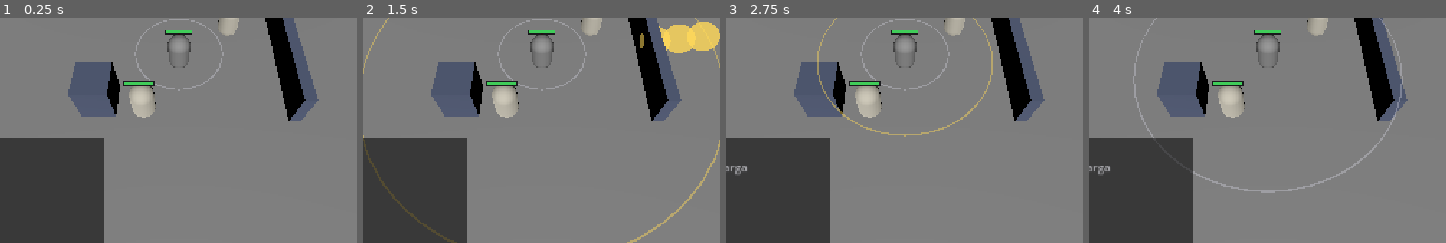
Above: before the commit, frames 1-4 (left to right).
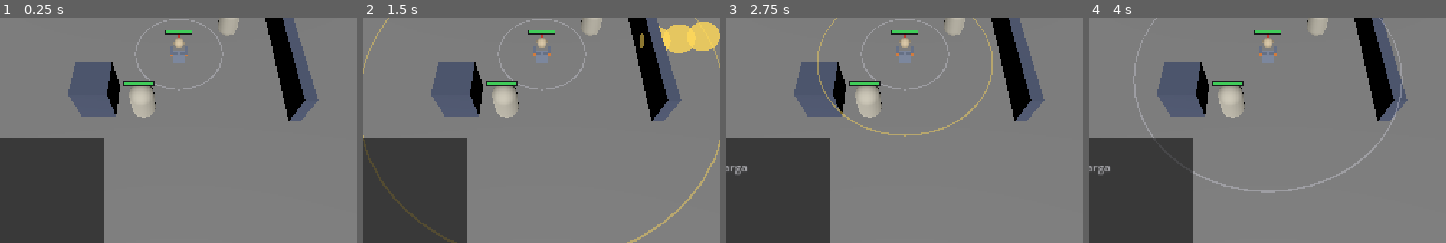
Above: after the commit, the same moments.

Repository: Tiago195/mbr
Game: Godot game, scene res://scenes/main.tscn
Same seed, same stepped clock (60 frames per second), same inputs: the game is played once before the commit and once after it.
Inputs (mouse positions are % of the whole screen's width and height, from its top left):
- Up to frame 1 (0.25 s): no input
- Up to frame 2 (1.5 s): tap Enter at 0.5 s; move the mouse to (81, 45) at 0.52 s; hold E (ability_e) 0.53-1.25 s; click (81, 45) at 0.67 s; drag from (34, 55) to (50, 70) at 1.27 s
- Up to frame 3 (2.75 s): move the mouse to (67, 28) at 2.02 s; hold R (ability_r) from 2.03 s (still down); click (67, 28) at 2.17 s
- Up to frame 4 (4 s): release R (ability_r) at 2.75 s; tap Space at 2.75 s; drag from (50, 70) to (22, 35) at 2.77 s; tap Enter at 3.5 s; move the mouse to (90, 65) at 3.52 s; hold Page Down (champion_next) from 3.53 s (still down); click (90, 65) at 3.67 s
The pictures show only the part of the screen within x 31-81%, y 41-91%; the shares and areas given below are measured in that part.

The runs differ from the first frame. In frame 1, 0.4% of the frame differs, in the area x 46-54%, y 7-23%; in frame 2, 0.4%; in frame 3, 0.4%; in frame 4, 0.4%.

Commit message:
Corpo com membros, e um andaime para ver o personagem de verdade
O usuário não conseguia testar: "eu não consigo testar sem ver os personagens".

Duas respostas, e as duas funcionam sozinhas.

**A nossa:** `boneco.gd` monta por código um corpo com cabeça, tronco, dois
braços e duas pernas, com o pivô de cada membro na JUNTA — um braço cuja malha
nasce centrada gira em torno do próprio meio e parece um bastão flutuando.
`gesto_de_conjuracao.gd` passou a mover braço e perna em vez do corpo todo, que
é o que separa "golpeou" de "foi empurrado". Feio de propósito, que é o
critério declarado da Fase 1.

**O andaime:** os `.pak` de `StreamingAssets` do Royal Crown NÃO são
criptografados — são AssetBundles Unity puros; a cifra DES-CBC registrada em
`docs/05` era do XML dentro do bundle. `UnityPy` lê direto, e de `_prefabs.pak`
saem as malhas da Violet. Elas ficam em `import_local/`, que o `.gitignore`
recusa inteira, e o `Boneco` as carrega SE existirem — quem clona o repositório
não tem a pasta e cai no corpo de caixas sem mexer em nada.

Isso é andaime de teste e não conteúdo: os assets são da LINE/Meerkat, não vão
para o build, e o caminho definitivo continua sendo Meshy + Mixamo na Fase 6.
`import_local/LEIA-ME.md` registra o enquadramento e como sair dele — apagar a
pasta basta.

Também achado, e mais interessante que as malhas: `_animation.pak` tem 1350
AnimationClips com nomes legíveis e 93 controladores, um por personagem. As
DURAÇÕES deles são dado de timing, da mesma natureza dos números que já
traduzimos.

A sonda de ritmo passou a conferir o gesto nos dois corpos: com membros exige
que pelo menos dois se mexam e voltem ao repouso; sem membros (malha externa,
sem esqueleto) mede o corpo inteiro. Verificado nos dois caminhos, movendo a
pasta para fora e de volta.

473 testes, 1299 asserções, stderr limpo. 199 afirmações numéricas.

Co-Authored-By: Claude Opus 5 (1M context) <noreply@anthropic.com>
Claude-Session: https://claude.ai/code/session_01FWPRKBHoj9EjeFedttxqxb

Diff:
--- a/scenes/main.tscn
+++ b/scenes/main.tscn
@@ -13,6 +13,7 @@
 [ext_resource type="Script" path="res://scripts/gameplay/combat_log.gd" id="11_log"]
 [ext_resource type="Script" path="res://scripts/gameplay/marcador_de_alcance.gd" id="12_alcance"]
 [ext_resource type="Script" path="res://scripts/gameplay/gesto_de_conjuracao.gd" id="13_gesto"]
+[ext_resource type="Script" path="res://scripts/gameplay/boneco.gd" id="14_boneco"]
 
 [sub_resource type="PlaneMesh" id="PlaneMesh_ground"]
 size = Vector2(20, 20)
@@ -98,8 +99,8 @@
 collision_mask = 3
 script = ExtResource("1_player")
 
-[node name="MeshInstance3D" type="MeshInstance3D" parent="Player"]
-mesh = SubResource("CapsuleMesh_player")
+[node name="Boneco" type="Node3D" parent="Player"]
+script = ExtResource("14_boneco")
 
 [node name="CollisionShape3D" type="CollisionShape3D" parent="Player"]
 shape = SubResource("CapsuleShape3D_player")
--- /dev/null
+++ b/scripts/gameplay/boneco.gd
@@ -0,0 +1,234 @@
+class_name Boneco
+extends Node3D
+
+## Um corpo com MEMBROS, montado por código.
+##
+## Existe porque a cápsula travou o teste. Palavras do usuário, em 23/08/2026:
+## *"eu não consigo testar sem ver os personagens"*. Com um corpo único, o
+## gesto de conjuração só podia mover a coisa inteira — e mover a coisa inteira
+## lê como empurrão, não como golpe. Com ombro e quadril existindo, o braço
+## bate e a perna anda.
+##
+## **Feio de propósito, e isso é o critério da Fase 1**: caixas e cápsulas, um
+## corpo só para todos os campeões, sem textura e sem sombra. O que ele precisa
+## responder é *"o personagem fez o quê?"*, e para isso membro basta. Quando
+## houver modelo com esqueleto de verdade — Meshy e Mixamo, Fase 6 —, este nó
+## sai inteiro e o `GestoDeConjuracao` passa a mexer nos ossos.
+##
+## Montado por código e não em `.tscn` por uma razão medida: a hierarquia tem
+## nove `Transform3D` aninhados, e o `CLAUDE.md` registra que escrever matriz
+## de rotação à mão em cena já custou uma sessão inteira. Aqui não há matriz —
+## há `position` e `rotation_degrees`, que a engine compõe.
+##
+## **O pivô de cada membro fica na junta.** Um braço cuja malha nasce centrada
+## gira em torno do próprio meio, o que parece um bastão flutuando; deslocando
+## a malha para baixo do pivô, ele gira a partir do ombro, que é o que o olho
+## espera.
+
+## Altura total, do pé ao alto da cabeça.
+@export var altura: float = 1.8
+
+@export_group("Andaime de teste")
+## Malhas a carregar em vez de montar o boneco de caixas, se existirem.
+##
+## **É andaime, e some sem deixar rastro.** Apontam para `import_local/`, que o
+## `.gitignore` recusa inteira: são assets extraídos da instalação local do
+## Royal Crown para o desenvolvedor conseguir testar vendo um personagem, e não
+## vão para o build — a regra de `docs/01` continua valendo, e o caminho
+## definitivo é Meshy + Mixamo na Fase 6.
+##
+## Quem clona o repositório não tem a pasta, e cai no boneco de caixas sem
+## precisar mexer em nada. É por isso que a lista é de CAMINHOS e não de
+## recursos: um `@export var PackedScene` quebraria a cena para quem não os
+## tem.
+@export var malhas_externas: PackedStringArray = PackedStringArray([
+	"res://import_local/Violet_Body.obj",
+	"res://import_local/Violet_Head.obj",
+])
+## Correção de eixo: as malhas do original são Z-up, a Godot é Y-up.
+@export var giro_externo_graus: Vector3 = Vector3(-90.0, 0.0, 0.0)
+## Quanto multiplicar a malha externa para ela ficar na altura declarada.
+@export var escala_externa: float = 1.25
+
+@export_group("Cores")
+@export var cor_corpo: Color = Color(0.55, 0.60, 0.70)
+@export var cor_cabeca: Color = Color(0.85, 0.78, 0.65)
+@export var cor_membro: Color = Color(0.45, 0.50, 0.60)
+## A mão que empunha. Uma cor só para ela, porque é o que o olho segue durante
+## o golpe.
+@export var cor_mao: Color = Color(0.95, 0.55, 0.25)
+
+var quadril: Node3D
+var tronco: Node3D
+var cabeca: Node3D
+var braco_direito: Node3D
+var braco_esquerdo: Node3D
+var perna_direita: Node3D
+var perna_esquerda: Node3D
+
+## Guardadas para o gesto poder voltar ao repouso sem recalcular nada.
+var _repouso: Dictionary = {}
+
+## Verdadeiro quando o corpo tem membros animáveis. Falso quando é uma malha
+## externa inteiriça — e aí o gesto move o corpo todo, que é o que dá para
+## fazer sem esqueleto.
+func tem_membros() -> bool:
+	return quadril != null
+
+func _ready() -> void:
+	if _montar_externas():
+		return
+	_montar()
+
+## Carrega as malhas do andaime, se existirem. Devolve se alguma entrou.
+func _montar_externas() -> bool:
+	var entrou: bool = false
+	for caminho: String in malhas_externas:
+		if not ResourceLoader.exists(caminho):
+			continue
+		var recurso: Resource = load(caminho)
+		var malha: Mesh = recurso as Mesh
+		if malha == null and recurso is PackedScene:
+			# A Godot importa `.obj` como cena quando há mais de um material.
+			var cena: Node = (recurso as PackedScene).instantiate()
+			add_child(cena)
+			(cena as Node3D).rotation_degrees = giro_externo_graus
+			(cena as Node3D).scale = Vector3.ONE * escala_externa
+			entrou = true
+			continue
+		if malha == null:
+			continue
+		var no := MeshInstance3D.new()
+		no.mesh = malha
+		no.rotation_degrees = giro_externo_graus
+		no.scale = Vector3.ONE * escala_externa
+		# A malha nasce com os pés na origem local; o corpo do jogo tem o
+		# centro na cintura, daí o meio passo para baixo.
+		no.position = Vector3(0.0, -altura * 0.5, 0.0)
+		add_child(no)
+		entrou = true
+	return entrou
+
+func _montar() -> void:
+	var h: float = altura
+	# Proporções de boneco, não de humano: cabeça grande e membros curtos leem
+	# melhor em cápsula do que proporção realista. É a convenção chibi do
+	# original, e aqui ela é escolha de legibilidade.
+	var altura_perna: float = h * 0.42
+	var altura_tronco: float = h * 0.34
+	var raio_cabeca: float = h * 0.13
+
+	quadril = Node3D.new()
+	quadril.name = "Quadril"
+	quadril.position = Vector3(0.0, altura_perna - h * 0.5, 0.0)
+	add_child(quadril)
+
+	tronco = _membro(
+		quadril, "Tronco", Vector3.ZERO,
+		Vector3(h * 0.30, altura_tronco, h * 0.18), cor_corpo
+	)
+
+	cabeca = Node3D.new()
+	cabeca.name = "Cabeca"
+	cabeca.position = Vector3(0.0, altura_tronco + raio_cabeca * 0.9, 0.0)
+	quadril.add_child(cabeca)
+	var bola := MeshInstance3D.new()
+	bola.mesh = SphereMesh.new()
+	(bola.mesh as SphereMesh).radius = raio_cabeca
+	(bola.mesh as SphereMesh).height = raio_cabeca * 2.0
+	bola.material_override = _material(cor_cabeca)
+	cabeca.add_child(bola)
+	# Um nariz, e ele não é enfeite: é o que diz para onde o personagem olha
+	# quando o corpo é simétrico.
+	var nariz := MeshInstance3D.new()
+	nariz.mesh = BoxMesh.new()
+	(nariz.mesh as BoxMesh).size = Vector3(raio_cabeca * 0.3, raio_cabeca * 0.3, raio_cabeca * 0.7)
+	nariz.position = Vector3(0.0, 0.0, -raio_cabeca * 0.85)
+	nariz.material_override = _material(cor_mao)
+	cabeca.add_child(nariz)
+
+	var ombro: float = altura_tronco * 0.82
+	var largura_ombro: float = h * 0.19
+	braco_direito = _membro(
+		quadril, "BracoDireito", Vector3(largura_ombro, ombro, 0.0),
+		Vector3(h * 0.075, h * 0.30, h * 0.075), cor_membro, cor_mao
+	)
+	braco_esquerdo = _membro(
+		quadril, "BracoEsquerdo", Vector3(-largura_ombro, ombro, 0.0),
+		Vector3(h * 0.075, h * 0.30, h * 0.075), cor_membro, cor_mao
+	)
+
+	var largura_quadril: float = h * 0.09
+	perna_direita = _membro(
+		quadril, "PernaDireita", Vector3(largura_quadril, 0.0, 0.0),
+		Vector3(h * 0.085, altura_perna, h * 0.085), cor_membro
+	)
+	perna_esquerda = _membro(
+		quadril, "PernaEsquerda", Vector3(-largura_quadril, 0.0, 0.0),
+		Vector3(h * 0.085, altura_perna, h * 0.085), cor_membro
+	)
+
+	for membro: Node3D in membros():
+		_repouso[membro] = membro.rotation
+
+## Um membro: um pivô na junta, com a malha pendurada abaixo dele.
+##
+## `ponta` colore a extremidade — a mão, que é o que o olho segue no golpe.
+func _membro(
+		pai: Node3D, nome: String, junta: Vector3, tamanho: Vector3,
+		cor: Color, ponta: Color = Color(0, 0, 0, 0)
+) -> Node3D:
+	var pivo := Node3D.new()
+	pivo.name = nome
+	pivo.position = junta
+	pai.add_child(pivo)
+
+	var malha := MeshInstance3D.new()
+	malha.mesh = BoxMesh.new()
+	(malha.mesh as BoxMesh).size = tamanho
+	# **O deslocamento é o que põe o pivô na junta.** Sem ele o membro gira em
+	# torno do próprio meio e parece um bastão solto no ar.
+	malha.position = Vector3(0.0, -tamanho.y * 0.5, 0.0)
+	malha.material_override = _material(cor)
+	pivo.add_child(malha)
+
+	if ponta.a > 0.0:
+		var mao := MeshInstance3D.new()
+		mao.mesh = BoxMesh.new()
+		(mao.mesh as BoxMesh).size = Vector3(tamanho.x * 1.25, tamanho.x * 1.25, tamanho.x * 1.25)
+		mao.position = Vector3(0.0, -tamanho.y, 0.0)
+		mao.material_override = _material(ponta)
+		pivo.add_child(mao)
+	return pivo
+
+func _material(cor: Color) -> StandardMaterial3D:
+	var material := StandardMaterial3D.new()
+	material.albedo_color = cor
+	return material
+
+## Todos os membros animáveis, na ordem em que foram montados. Vazia quando o
+## corpo é uma malha externa inteiriça.
+func membros() -> Array[Node3D]:
+	var lista: Array[Node3D] = []
+	for membro: Node3D in [
+		tronco, cabeca, braco_direito, braco_esquerdo,
+		perna_direita, perna_esquerda,
+	]:
+		if membro != null:
+			lista.append(membro)
+	return lista
+
+## Devolve cada membro ao ângulo de repouso.
+func repousar() -> void:
+	if not tem_membros():
+		return
+	for membro: Node3D in membros():
+		if _repouso.has(membro):
+			membro.rotation = _repouso[membro]
+	if quadril != null:
+		quadril.position.y = altura * 0.42 - altura * 0.5
+		quadril.rotation = Vector3.ZERO
+
+## O ângulo de repouso de um membro, ou zero se ele não for daqui.
+func repouso_de(membro: Node3D) -> Vector3:
+	return _repouso.get(membro, Vector3.ZERO)
--- a/scripts/gameplay/gesto_de_conjuracao.gd
+++ b/scripts/gameplay/gesto_de_conjuracao.gd
@@ -52,6 +52,10 @@
 ## Quanto o salto sobe, em metros.
 @export var altura_do_salto: float = 0.7
 
+## O corpo articulado, quando existe. Com ele, o gesto move BRAÇO e PERNA;
+## sem ele, move a malha inteira — que foi o que travou o teste do usuário,
+## porque mover o corpo todo lê como empurrão e não como golpe.
+var _boneco: Boneco
 var _malha: Node3D
 var _caster: AbilityCaster
 var _base_posicao: Vector3
@@ -61,9 +65,12 @@
 var _total: float = 0.0
 
 func _ready() -> void:
+	_boneco = _achar_boneco()
 	_malha = _achar_malha()
+	if _boneco != null:
+		_malha = _boneco
 	if _malha == null:
-		push_warning("GestoDeConjuracao sem MeshInstance3D em '%s'." % get_parent().name)
+		push_warning("GestoDeConjuracao sem corpo em '%s'." % get_parent().name)
 		return
 	_base_posicao = _malha.position
 	_base_escala = _malha.scale
@@ -145,6 +152,11 @@
 
 func _aplicar(t: float) -> void:
 	var peso: float = _peso(t)
+	# Com membros, o gesto move BRAÇO e PERNA. Sem eles — malha externa
+	# inteiriça, sem esqueleto —, move o corpo todo, que é o que dá para fazer.
+	if _boneco != null and _boneco.tem_membros():
+		_aplicar_nos_membros(peso)
+		return
 	var frente: Vector3 = -global_frente()
 	match _gesto:
 		Gesto.ESTOCADA:
@@ -175,8 +187,54 @@
 			)
 			_malha.position = _base_posicao - Vector3.UP * junta * 0.5
 
+## O gesto nos MEMBROS. É o que separa "o personagem golpeou" de "o personagem
+## foi empurrado" — e era essa diferença que faltava.
+func _aplicar_nos_membros(peso: float) -> void:
+	_boneco.repousar()
+	match _gesto:
+		Gesto.ESTOCADA:
+			# O braço da frente sobe e desce como quem golpeia; o de trás
+			# contrabalança, que é o que dá peso ao movimento.
+			_boneco.braco_direito.rotation_degrees.x = -150.0 * peso
+			_boneco.braco_esquerdo.rotation_degrees.x = 40.0 * peso
+			_boneco.tronco.rotation_degrees.x = -18.0 * peso
+			_boneco.quadril.position.z = -0.35 * peso
+		Gesto.GIRO:
+			# Os dois braços abertos e o corpo rodando: o gesto de quem varre
+			# o que está em volta.
+			_boneco.quadril.rotation_degrees.y = 360.0 * voltas * maxf(peso, 0.0)
+			_boneco.braco_direito.rotation_degrees.z = -80.0 * maxf(peso, 0.0)
+			_boneco.braco_esquerdo.rotation_degrees.z = 80.0 * maxf(peso, 0.0)
+		Gesto.SALTO:
+			_boneco.quadril.position.y = (
+				_boneco.altura * 0.42 - _boneco.altura * 0.5
+				+ altura_do_salto * maxf(peso, 0.0)
+			)
+			# Joelhos recolhidos no ar; esticados na antecipação.
+			_boneco.perna_direita.rotation_degrees.x = 55.0 * maxf(peso, 0.0)
+			_boneco.perna_esquerda.rotation_degrees.x = 55.0 * maxf(peso, 0.0)
+			_boneco.braco_direito.rotation_degrees.x = -60.0 * maxf(peso, 0.0)
+			_boneco.braco_esquerdo.rotation_degrees.x = -60.0 * maxf(peso, 0.0)
+		Gesto.ERGUER:
+			# Braços ao alto: o gesto de quem chama algo de cima.
+			_boneco.braco_direito.rotation_degrees.x = -170.0 * maxf(peso, 0.0)
+			_boneco.braco_esquerdo.rotation_degrees.x = -170.0 * maxf(peso, 0.0)
+			_boneco.quadril.position.y += 0.22 * peso
+			_boneco.tronco.rotation_degrees.x = 12.0 * peso
+		_:
+			# PREPARO: agacha e recolhe os braços enquanto o canto corre.
+			var junta: float = 0.45 * (1.0 - _restante / maxf(_total, 0.001))
+			_boneco.quadril.position.y -= 0.18 * junta
+			_boneco.perna_direita.rotation_degrees.x = 25.0 * junta
+			_boneco.perna_esquerda.rotation_degrees.x = 25.0 * junta
+			_boneco.braco_direito.rotation_degrees.x = -35.0 * junta
+			_boneco.braco_esquerdo.rotation_degrees.x = -35.0 * junta
+
 func _repousar() -> void:
 	_restante = 0.0
+	if _boneco != null and _boneco.tem_membros():
+		_boneco.repousar()
+		return
 	_malha.position = _base_posicao
 	_malha.scale = _base_escala
 	_malha.rotation.y = 0.0
@@ -191,6 +249,15 @@
 	if frente.length_squared() <= 0.000001:
 		return Vector3.FORWARD
 	return frente.normalized()
+
+func _achar_boneco() -> Boneco:
+	var host: Node = get_parent()
+	if host == null:
+		return null
+	for child: Node in host.get_children():
+		if child is Boneco:
+			return child as Boneco
+	return null
 
 func _achar_malha() -> Node3D:
 	var host: Node = get_parent()
--- a/tools/sondar_ritmo.gd
+++ b/tools/sondar_ritmo.gd
@@ -249,19 +249,31 @@
 	var falhas: Array[String] = []
 	var caster: AbilityCaster = null
 	var gesto: Node = null
-	var malha: Node3D = null
+	var boneco: Boneco = null
 	for filho: Node in jogador.get_children():
 		if filho is AbilityCaster:
 			caster = filho as AbilityCaster
+		elif filho is Boneco:
+			boneco = filho as Boneco
 		elif filho.get_script() != null 				and filho.get_script().resource_path.ends_with("gesto_de_conjuracao.gd"):
 			gesto = filho
-		elif filho is MeshInstance3D and filho.name != "FrontMarker":
-			malha = filho as Node3D
-	if caster == null or gesto == null or malha == null:
-		return ["a cena não tem AbilityCaster, GestoDeConjuracao ou malha"] as Array[String]
-
-	var repouso: Vector3 = malha.position
-	var escala: Vector3 = malha.scale
+	if caster == null or gesto == null or boneco == null:
+		return ["a cena não tem AbilityCaster, GestoDeConjuracao ou Boneco"] as Array[String]
+
+	# **O desvio é medido nos MEMBROS quando eles existem**, e não no corpo
+	# inteiro: é justamente essa a diferença que o usuário pediu — braço
+	# golpeando em vez de cápsula deslizando, e medir o corpo daria zero num
+	# gesto perfeito de braço.
+	#
+	# Mas o corpo pode ser uma malha externa inteiriça (o andaime de
+	# `import_local/`, que não tem esqueleto), e aí o gesto move o corpo todo.
+	# A sonda tem que passar nos DOIS casos: no repositório limpo há o boneco
+	# de caixas, e na máquina de quem importou há a malha.
+	var com_membros: bool = boneco.tem_membros()
+	var repouso: Dictionary = {}
+	for membro: Node3D in boneco.membros():
+		repouso[membro] = membro.rotation
+	var repouso_do_corpo := Transform3D(boneco.transform)
 	# Recarga limpa e mana cheia: o que se confere é o gesto, não o custo.
 	caster.book.clear_cooldowns()
 	meu.unit.mana.current = meu.unit.mana.maximum()
@@ -292,23 +304,48 @@
 	# logo no primeiro quadro dá desvio nulo com o gesto funcionando. Foi
 	# exatamente o que esta conferência acusou na primeira execução.
 	var maior: float = 0.0
+	var mexidos: Dictionary = {}
 	for _passo: int in 90:
 		await physics_frame
 		await process_frame
-		maior = maxf(maior, malha.position.distance_to(repouso))
-		maior = maxf(maior, malha.scale.distance_to(escala))
-		maior = maxf(maior, absf(malha.rotation.y))
+		if com_membros:
+			for membro: Node3D in boneco.membros():
+				var desvio: float = membro.rotation.distance_to(repouso[membro])
+				if desvio > 0.01:
+					mexidos[membro.name] = true
+				maior = maxf(maior, desvio)
+		else:
+			maior = maxf(maior, boneco.position.distance_to(repouso_do_corpo.origin))
+			maior = maxf(maior, boneco.scale.distance_to(repouso_do_corpo.basis.get_scale()))
+			maior = maxf(maior, absf(boneco.rotation.y))
 	if maior <= 0.01:
 		falhas.append(
 			"conjurar não mexeu o corpo em quadro nenhum: o gesto não disparou"
 		)
-	print("  gesto de conjuração: desvio máximo %.3f" % maior)
-	if malha.position.distance_to(repouso) > 0.001 			or malha.scale.distance_to(escala) > 0.001 			or absf(malha.rotation.y) > 0.001:
-		falhas.append(
-			("o corpo não voltou ao repouso depois do gesto: posição %s, "
-			+ "escala %s, giro %.3f") % [
-				str(malha.position), str(malha.scale), malha.rotation.y
-			]
+	# **Pelo menos dois membros**, e é o que separa gesto de espasmo: um braço
+	# sozinho subindo lê como falha de animação. Todos os cinco gestos movem
+	# tronco ou perna junto com o braço. Só se aplica ao corpo articulado — a
+	# malha externa não tem membro nenhum, e cobrá-la seria cobrar o que ela
+	# não tem como fazer.
+	if com_membros and mexidos.size() < 2:
+		falhas.append(
+			("o gesto mexeu só %d membro(s) (%s); um membro sozinho não lê "
+			+ "como golpe") % [mexidos.size(), ", ".join(mexidos.keys())]
+		)
+	print("  gesto de conjuração: corpo %s, %d membros mexidos, desvio máximo %.2f"
+		% ["articulado" if com_membros else "inteiriço (malha externa)",
+		   mexidos.size(), maior])
+	if com_membros:
+		for membro: Node3D in boneco.membros():
+			if membro.rotation.distance_to(repouso[membro]) > 0.001:
+				falhas.append(
+					"o membro `%s` não voltou ao repouso depois do gesto (%s)"
+						% [membro.name, str(membro.rotation)]
+				)
+	elif boneco.position.distance_to(repouso_do_corpo.origin) > 0.001 			or absf(boneco.rotation.y) > 0.001:
+		falhas.append(
+			"o corpo não voltou ao repouso depois do gesto (%s)"
+				% str(boneco.position)
 		)
 	return falhas
 
Not shown: 1 places in scenes/main.tscn that only renumber resources
Not shown, added: scripts/gameplay/boneco.gd.uid
Not shown, added: scripts/gameplay/combat_log.gd.uid
Not shown, added: scripts/gameplay/gesto_de_conjuracao.gd.uid
Not shown, added: scripts/gameplay/marcador_de_alcance.gd.uid
Not shown, added: import_local/.gitignore
Not shown, added: import_local/LEIA-ME.md
